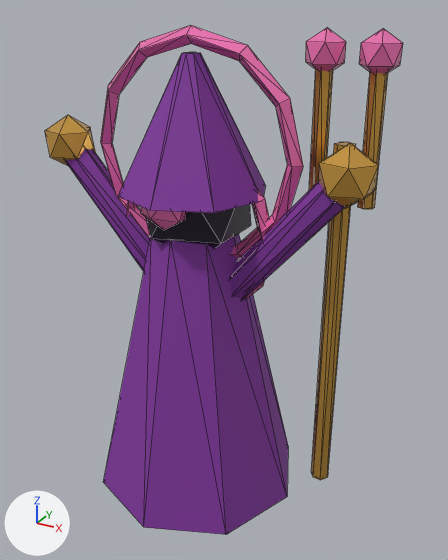
Before and after pictures for a commit that changed the glTF model assets/models/enemy_chanting_acolyte.glb.
Both versions are drawn from a camera (50 mm lens) standing at (1.42, -2.31, 2.28) and looking at (0.12, 0.06, 1.1). The axes (+X, +Y, +Z) are drawn at lower left. The lights are the same throughout. The older version comes first. Mesh edges are drawn as thin lines.

Before the edit, the objects in view are built like this:
```python
mat_acolyte_chant = principled_material('acolyte_chant')
mat_acolyte_chant.base_color = (0.92, 0.18, 0.48)  # pink #f676b8
mat_acolyte_chant.metallic = 0.22
mat_acolyte_chant.roughness = 0.2
me_cone_024 = bpy.data.meshes.new('Cone.024')
me_cone_024.from_pydata(...)  # 266 vertices, 480 faces; spans x -0.82..0.82, y -0.52..0.52, z 0.0..2.21
# faces by material slot: [104, 20, 252, 104]
me_cone_024.materials.append(mat_acolyte_robe)  # purple #81359e
me_cone_024.materials.append(mat_acolyte_void)  # dark purple #241d2f
me_cone_024.materials.append(mat_acolyte_chant)  # pink #f676b8
me_cone_024.materials.append(mat_acolyte_brass)  # orange #e5af50
ob_enemy_chanting_acolyte = bpy.data.objects.new('enemy_chanting_acolyte', me_cone_024)
ob_enemy_chanting_acolyte.location = (0.0, 0.0, 0.0)
```
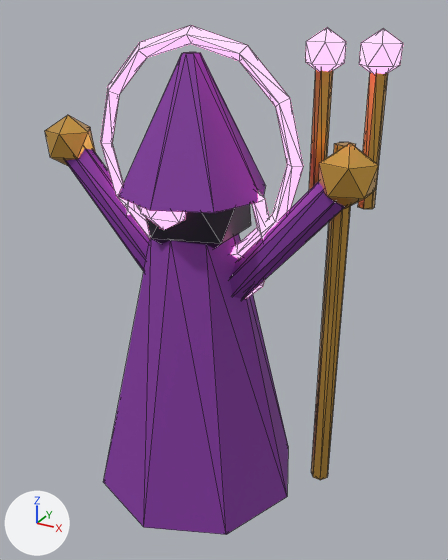
Location of each change, (x1, y1, x2, y2) in pixels of the pictures (448 x 560 px):
'enemy_chanting_acolyte', recoloured, surface changed (lighter)
    both: (64, 25, 403, 302)

The change in detail:
In material 'acolyte_chant' (mat_acolyte_chant), emission_color is now set to (1.0, 0.256, 0.616), pink #ff8ace.
In material 'acolyte_chant' (mat_acolyte_chant), emission_strength is now set to 2.2.
